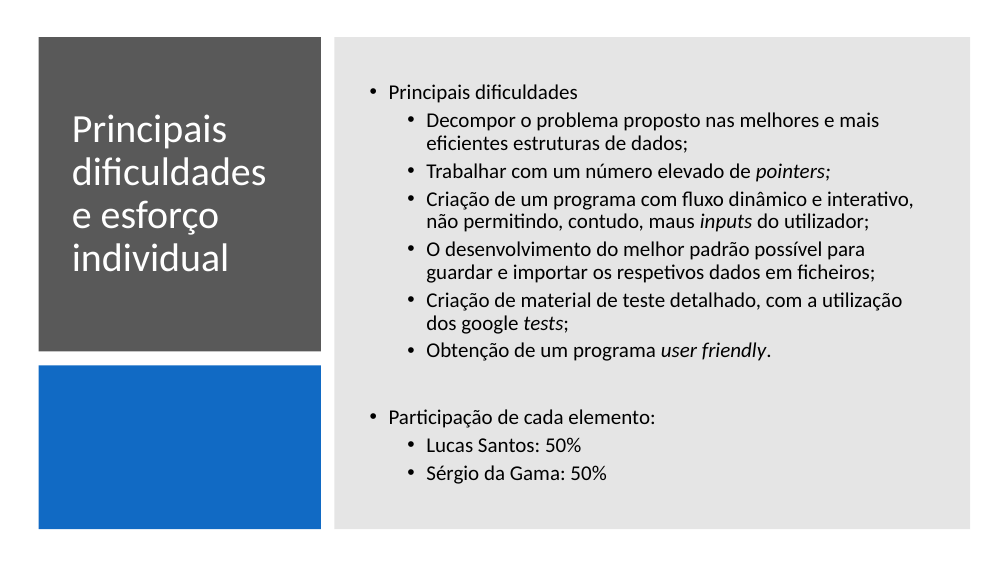
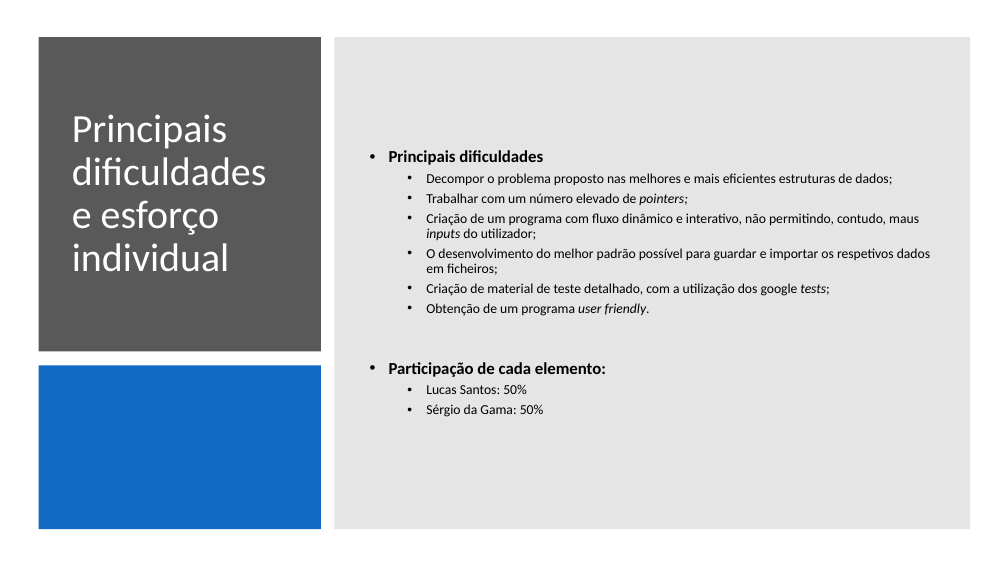
Before and after one commit to lucascalvet/2020_21_AEDA_StreamZ, a slide deck: slide 10 of StreamZ_presentation.pptx (slide 11 before the commit). Drawn at 1008x567 pixels with LibreOffice and Linux fonts; fonts in the diff are those of the drawing. Boxes give left, top, right and bottom in pixels: in the first picture for what was removed or moved away, otherwise in the second. Text is boxed around its words. In the diff, an @@ line names an element or a change of style, - is before the commit and + after.

Commit message:
PowerPoint finished and added file_example photo

```diff
--- a/StreamZ_presentation.pptx
+++ b/StreamZ_presentation.pptx
@@ text "Principais dificuldades" at bbox=[389, 150, 930, 417]: size 20 to 16 pt, bold on in "Principais dificuldades", "Participação de cada elemento:"; size 20 to 13 pt in "Decompor o problema proposto nas melhores e ...", "Trabalhar com um número elevado de pointers;", "Criação de um programa com fluxo dinâmico ...", "O desenvolvimento do melhor padrão possível para ..." and 4 more places @@
```
Also in this commit, not shown: 10 other slides changed, 1 slide removed, 1 other file.
